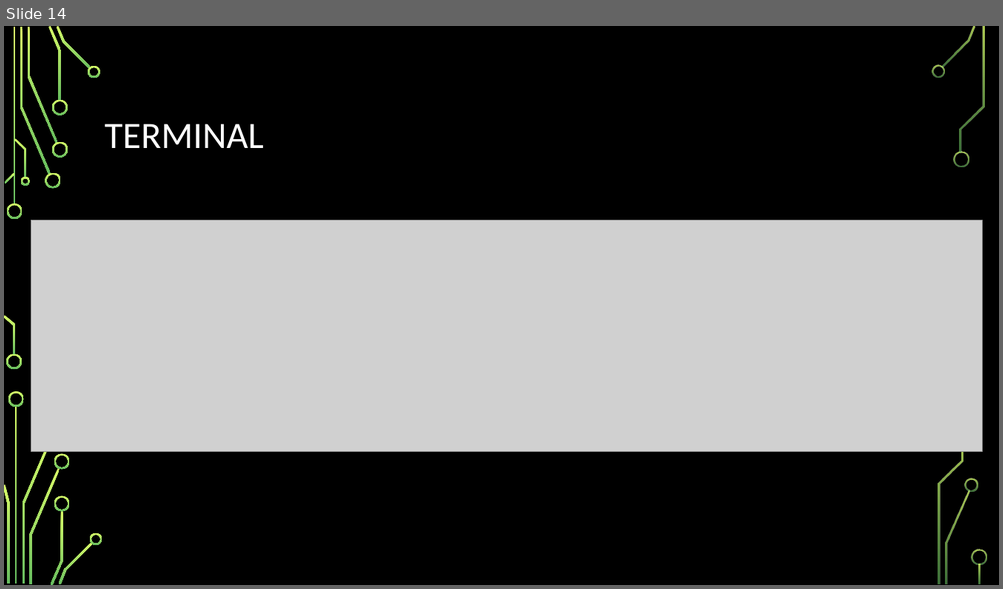
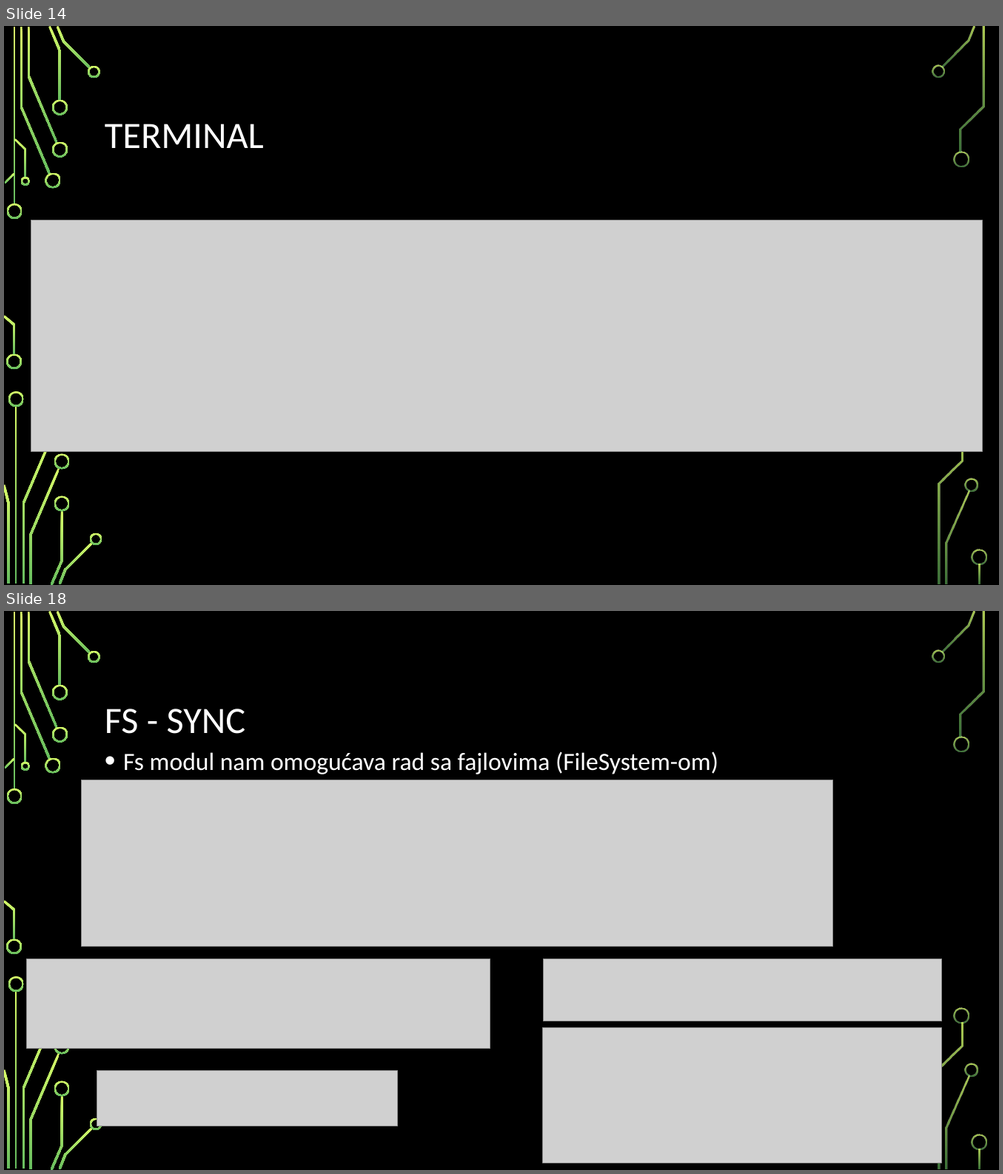
Before and after one commit to MihajloMilojevic/Sekcija, a slide deck: Nodejs/Node.js - prezentacija.pptx. Shown one above the other, each under a label of ours: slide 14 before the commit, slides 14 and 18 after it; the slides between them are not shown. The pictures are 1003x589 and 1003x1174 pixels, drawn with LibreOffice and Linux fonts; fonts in the diff are those of the drawing; grey boxes stand for pictures; background and template pictures are left out. Boxes give left, top, right and bottom in pixels: in the first picture for what was removed or moved away, otherwise in the second. Text is boxed around its words. In the diff, an @@ line names an element or a change of style, - is before the commit and + after.

Commit message:
buildin moduli

```diff
--- a/Nodejs/Node.js - prezentacija.pptx
+++ b/Nodejs/Node.js - prezentacija.pptx
@@ slide 18 added at (4, 611, 999, 1170), background picture (left out); not listed: 34 template elements that a slide beside it also shows @@
@@ title added at (105, 709, 246, 734), 36 pt, text #FFFFFF @@
+FS - SYNC
@@ text added at (123, 752, 718, 775), 24 pt, text #FFFFFF @@
+• Fs modul nam omogućava rad sa fajlovima (FileSystem-om)
@@ picture added at (82, 780, 832, 946) @@
@@ picture added at (27, 960, 490, 1049) @@
@@ picture added at (543, 960, 942, 1022) @@
@@ freeform shape added at (954, 1008, 970, 1024), fill gradient #D8FC68 to #66BD5F @@
@@ picture added at (543, 1029, 942, 1164) @@
@@ picture added at (97, 1071, 397, 1127) @@
```
Also in this commit, not shown: 6 other slides added, 11 other files.
